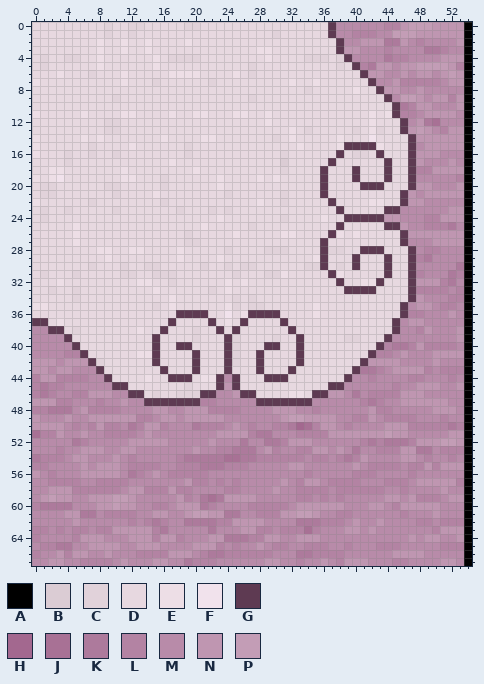
File history of a sprite sheet, main/img/09.png. The picture above is the old version.
The file is 55x68 pixels. Colours within 5 levels of each other are drawn and written as one.
Palette (. is transparent): A #000000  B #dbccd4  C #e1d2da  D #e7d8e0  E #eddee6  F #f1e2ec  G #5e3a52  H #a3688f  J #a87195  K #ad7a9c  L #b383a3  M #b88ba9  N #bf96b1  P #c39db6
Pixels before, first column x 0:
 0 DDDDDDDDDCDDCCDDDDDCCDDDDDDDDDDDDDDDDGMMMMMMLLNPPPNNNNA
 1 DDDDDDDDDCDDCDDDDDDDDDDDDDDDDDCDDDDDDGMMLLLMMPPPNNNNNNA
 2 DDDDDDDDEDDEDDEDDDDEDDDDDDDDDDDDDDDDDDGMMNNNKKNMLMMMMNA
 3 DDDDDDDDEDDEDDEDDDDDDDDDDDDDEEDDDDDDDDGNNMMMLMMMMKKLMMA
 4 DCDDCCDDEDDDDDDEDCCCCDDDDDDDDEDDDDCCCDCGMMMMKLLMMMMNNNA
 5 DCDDDDDDEDDDDDDEDDDDDDDDDDDCDDDDDDDDDDCDGLKNNMNNPPPPNLA
 6 DDDEDDDCDDDEDDDDDEEEEDDDDEDCDDDDDDDDDDDDDGNNMMNMNNMNPNA
 7 EDDDDDDDDDDEDDDCDDDDDDCDDDDDDDDDEDDEDDDDDDGMMNLLLLLMNNA
 8 DDDDDDDDDDDDDDDDDDDDDDDDDDDDDDDDDDCDDDDDEDDGNNMMNMMMMMA
 9 DDDDDDDDDDCDDDDDDDDDDDDDDDDCDDDDDDDDDDDDDDDDGMPPNMNNLNA
10 DDDDDDDDDDDDDDDDDDDDDDDDDDDDDDDDDDDDDDDDDDDDDGKLNNMMMNA
11 EDDDDDEDDDDEEDDDDEDDEEDDDEEDDEDDDDDDDDDDDDEDEGLLMNNNNMA
12 DDDDDDDDDCCDDDDDDDDDDDDDDDDDDEDDDDDDDDDDDDEDDDGMNKJMMMA
13 DDDDDDDDDCCDDDDDDDDDDDDDDDDDDDDDEDCDDDDDCDECDDGNPNMLNNA
14 EDDDDDEDEDDDDDDDEDDDDEEDDDDDDDCDEDDDDDEDDDFDDDDGNNNNNNA
15 EDDDDDDCDDDDEDDDDDDCDDDDDDDDDDDDDEDDDDEGGGGEDDDGMNNNNNA
16 EDDDCDDCDDCDDDDDDDDCDDDDDDDDDDDCDDDDDDGDCCDGDDDGNNNMMMA
17 DDDDCDDDDDDDDDDDDEDDDDDDDDDDDDDBDDDDDGDDDDDDGDDGNMMMNMA
18 DDEEDDDDDDDEDDDDDDDDEDDDDDDDDDDCDDDDGDDDGDDDGDDGLLNNNNA
19 EDEFDDDDDDDEEDDDCDDDDDDEDDDDEDEDDDDDGDDDGDDDGDDGMMMMMLA
20 DCCDDDDDDCCDDDDDCDDDDDDEDDDDDDDDDDDDGDDDDGGGDDDGNNMMMNA
21 DCCDDDDDDDCDDDDEDDDDDDDDCDDDDDDCDDDDGDDDDDDDDDGNMNNNNNA
22 EDDDDDDCDDDDDDDDCDDDDDDDDDDDEDDCDDDDDGDDDDEEDDGNNMMMMMA
23 DCDDCDDDDDCDDDDDDDCDDDCDCDDDDDDDDDDDDDGDDDDDGGMMMMMMNNA
24 DCDDDDDDDDDDDDDDDDDDDDDEDDDDDDDCDDDDEDDGGGGGNNMMMLLNNNA
25 DDDDDEDDDDDDDDDDDDDDDEDDDDDCDDDDDDDDDDGDDDDDGGNMMLLLKMA
26 DDDDDEDDDDDDDDDDDDDCDDDDDEDDDDDEEDDDDGEDEDDDDDGNNNNNNNA
27 DDDDDEDDDDDDDDDDDDDCCDDDDDDDDDDDDDDDGDDDDDDDDDGMMMNNNNA
28 DDDDDDDDEEDDEEDDDDEDDDDDCDDDDCCCDDDDGCCDDGGGDDDGMLLMMMA
29 DDDDDDDDDEDDDDDDDDEDDDDEDDDDDDDDDDDEGDDDGDDDGDDGLKMMMMA
30 DDDDDDDCDDDCDDCCDDDDDCDDCDCCDDDDDDCCGDCDGDDDGDDGMMMMMKA
31 DCDDDCDDDDDCCDDCCCDDDDDDDCDDDCCEDDDDDGEDDDDDGDDGLMMMKLA
32 DDDEDDDDDDDDDEEDDCDDDDDDEDEDDDDDDDDDDDGDDEEGDDDGNNNLKMA
33 DDCDDCDDDDDDDDDEDDDDDDCDEDDDDDDDDDDDDDDGGGGDDDDGLLLLMLA
34 DDDDDCDDDDDDDDDDDEDDDDDDDCDCDDDDDDDDDDDDDDDDDDDGNMMMLLA
35 EEDDDDDDDDDDDDDCDEDDDDDDECDCCDDDDDDEDDDDDDDDDDGMNNMLLMA
36 DDDDDDDDDDDDDDDDDDGGGGDDFDEGGGGDDDDEDDDDDDDDDDGLLMMMNMA
37 GGDEDDDDDDDDDDDDDGDDDDGDEDGDDDDGDDDDDDDDDDDDDGMNNMMMMMA
38 MMGGDCDDDDDDDEDDGDDDCDDGDGDDDDDDGDDDDDDDDDDDDGMMLNMMMNA
39 MMMMGDDDDDDDDDDGDDDDCDDDGCDDDDCDDGDDDDDCCDDDGMMMMMMMMNA
40 MMMMMGDDDDDDDDDGDDGGDDDDGCDDDGGDDGDDDDDDDDDGLKKLNLLLLMA
41 MMMMLLGDDDDDDEEGDDDDGDDDGCDDGDDDDGDDDDDDDDGLLMNMMMNNNNA
42 NNNMNNNGCDDDDDDGDDDDGDDDGCDDGDDDDGDDDDDDDGNNNNMMMMNMMMA
43 NNMNNMMMGDDDDDDDGDDDGDDDGDDDGDDDGDDDDDDDGKKLMNNNNLMLLLA
44 LNNLLLLMMGDDDDEDDGGGDEEGMGDDDGGGDDDDDDDGMMLMMMMLLMMMLMA
45 LKLLMMMMMMGGDDDDDDDCDDDGNGDDDDDDDDDDDGGMMMMMMLMMNNNMMNA
46 LKLMMLLNNNMMGGDCDDCCCGGMMNGGDDDDEEDGGNNMKMLLLLNNNMMMMMA
47 NNNLLMMMLMMNMMGGGGGGGLLMMMMMGGGGGGGMMMMMMLKLMMNNNNNNMMA
48 LLKKKMNLLLLMMMMNNMMNNNLLLLMMMMNNNMMLMMMMMMNLLMMMMMNNNMA
49 NMMMNMMNNNNNNLLMNNMNNNNNMMMMMMMNPPNNNNMMLLNMLLLLMMMLMMA
50 NNNNMLMLNLLMKLNNLMMMKLLLMNMLMMLLKHJLNNMLMMMMNNNLLLLLKLA
51 JLLNMMNMMLLLLMNMMMMMMMMNNNNLKKMMMLLLLNNNNNNNPNNMMMMMNNA
52 MMMMMKLMMMMMNNNNNMMMMMNMMMKMMKKLNNNMMMMMMLKLKKKLNNNPPNA
53 MMMLMMNNNMMNNMMMMMMMNMMLLKKKMNLMMLLNNMNMKMMLLLNNKKMLLLA
54 KLLLMNNMMMNMLMMMMMLKKKKKJJKKLLLLLLMLLMLKLNMMMMNNMLMMLMA
55 LLMMMMNMNNNMLLLLMMLLLKKKLLLMMMMMNNMMMMMMNMLLLLMLLNLNNNA
56 NMLMMMNNNNNMKLMNMLLLLLMMMMMMMMMMMMLMMMMMLLLMMMMLMMMMMMA
57 MMLLLLMMLLLLMMMMMMMNLLMLMLMMMMMNMLNNMLLLLMMMLLLMNNNNNLA
58 MMNNNLLLLLLMNNLLLNLLMMMMLLMMMMNMMLLLLMLLLLLLMMLMMMMNMMA
59 MNPNNMMNNNPPNMMMMMNLMKJKNNNNMMMMMLLMLMLMMMMMNNMNLLLMNNA
60 LKKKKMMMNNPNNMMLLMNNNKLMMMMLLLLLMNNNNNNMMMNNMLNNNNNMMMA
61 MMMMNNKKMLLLLMMNNMMNPPNNKKMMLLLNNPPNMMLLMMMMMMLMMMNMMMA
62 MMMMMNMMMMMMLMLKLMMKKKKLLNNNNMMMMKKKLLLMNMMNMMMMLLMLLLA
63 LLMLMLLMLLNNNNNLKMMMMMKMMMNNLLMLLLJLMMMNNMNMMMMMMMLNNNA
64 LMMMMLNNNMMMNNNLNNLMMMNNKKKLLNNMMNNNMMMMMMMMMMMNMNNMMNA
65 MLLKKMMNNNNMMNNNMMMMNNNLMLMMNMLLMMLLLMMLMMMLLLMMMMMLLLA
66 LMMNLNNMMNMMMLLLLNNNMLKKLLLLLLMMMKKLLLLMMMMMMNNNNMMMMMA
67 MMNNMMLLLLMNMMMNNMMKLLLMMMMMMNNMMLMMNMLNNNMMMLLMMMMNNMA
The same view after the edit:
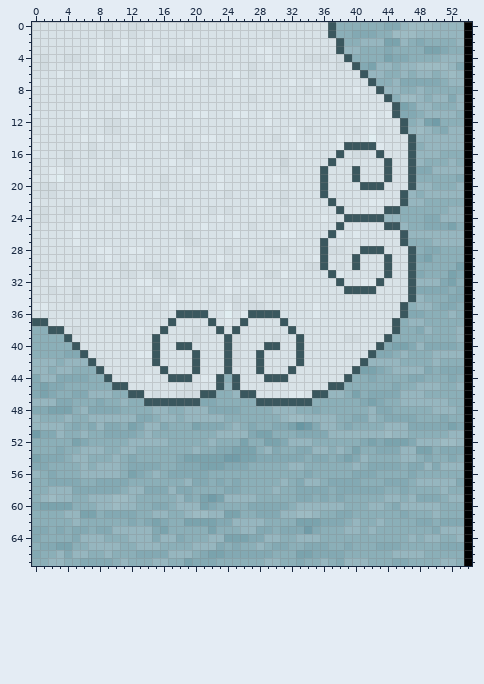
Edits made:
colour B: #dbccd4 -> #ccd6db
colour C: #e1d2da -> #d2dce1
colour D: #e7d8e0 -> #d8e2e7
colour E: #eddee6 -> #dee8ed
colour F: #f1e2ec -> #e1eef2
colour G: #5e3a52 -> #3a575e
colour H: #a3688f -> #6897a3
colour J: #a87195 -> #719ca8
colour K: #ad7a9c -> #7aa3ad
colour L: #b383a3 -> #83a9b3
colour M: #b88ba9 -> #8bafb8
colour N: #bf96b1 -> #96b6bf
colour P: #c39db6 -> #9dbbc3
Changed places in both pictures, as pixel boxes (x1, y1, x2, y2):
changed: (32, 22, 464, 566)
